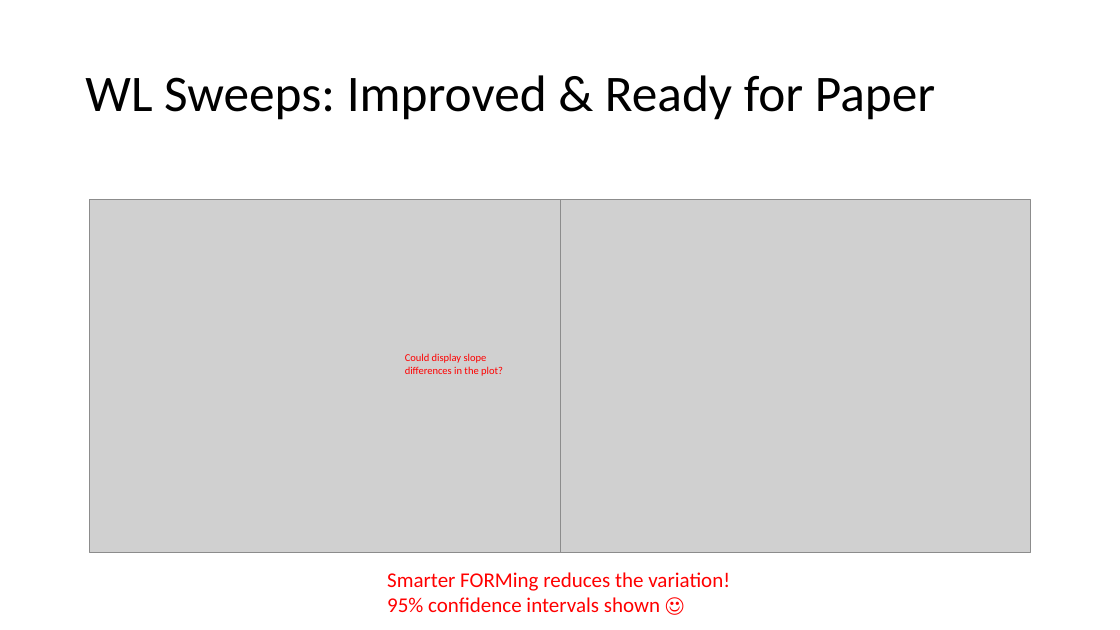
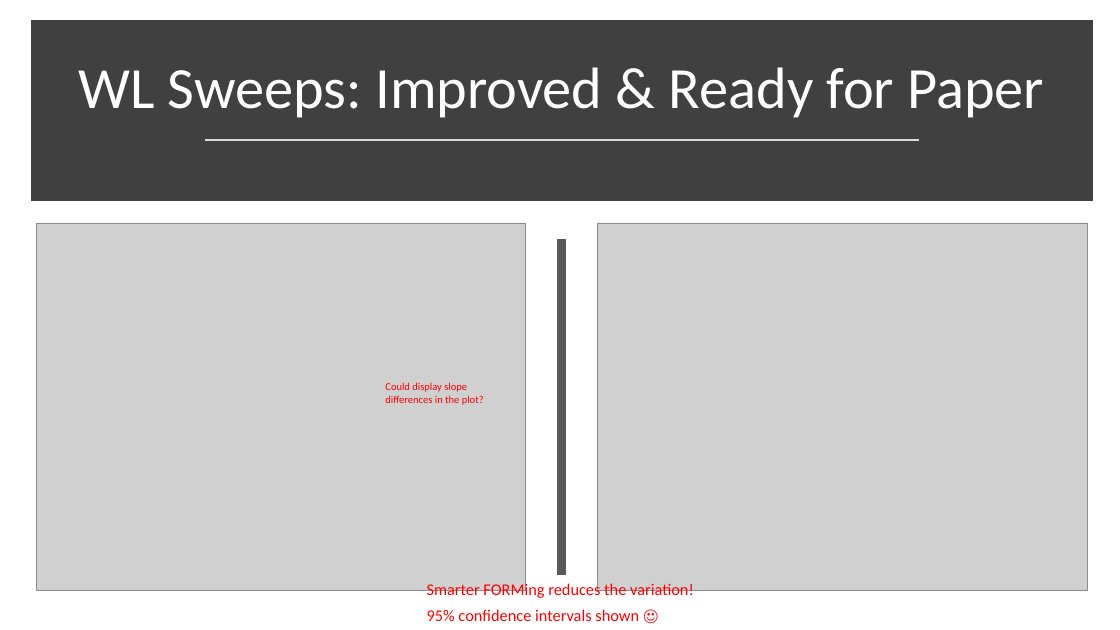
Before and after one commit to akashlevy/RRAM-RADAR-Tuning, a slide deck: slide 6 of presentations/4-15-20.pptx. Drawn at 1120x630 pixels with LibreOffice and Linux fonts; fonts in the diff are those of the drawing; grey boxes stand for pictures. Boxes give left, top, right and bottom in pixels: in the first picture for what was removed or moved away, otherwise in the second. Text is boxed around its words. In the diff, an @@ line names an element or a change of style, - is before the commit and + after.

```diff
--- a/presentations/4-15-20.pptx
+++ b/presentations/4-15-20.pptx
@@ rectangle added at bbox=[36, 26, 1087, 196], fill #404040, outline #404040 10 pt @@
@@ title "WL Sweeps: Improved & Ready ...": place and size @@
-title "WL Sweeps: Improved & Ready ..." at bbox=[85, 75, 935, 120]
+title "WL Sweeps: Improved & Ready ..." at bbox=[78, 67, 1044, 118]
@@ title "WL Sweeps: Improved & Ready ..." at bbox=[78, 67, 1044, 118]: size 44 to 50 pt, text colour #000000 to #FFFFFF; alignment left to centre; vertical alignment middle to bottom @@
@@ line added from (205, 139) to (919, 139), #D9D9D9 1.75 pt @@
@@ picture: place and size @@
-picture at bbox=[90, 200, 560, 553]
+picture at bbox=[36, 223, 526, 590]
@@ line added from (562, 239) to (562, 575), #595959 8 pt @@
@@ picture: place and size @@
-picture at bbox=[560, 200, 1031, 553]
+picture at bbox=[598, 223, 1088, 590]
@@ text "Could display slope differences in ...": place and size @@
-text "Could display slope differences in ..." at bbox=[405, 353, 503, 376]
+text "Could display slope differences in ..." at bbox=[385, 382, 484, 405]
@@ text "Could display slope differences in ..." at bbox=[385, 382, 484, 405]: more space between paragraphs @@
@@ text "Smarter FORMing reduces the variation!": place and size @@
-text "Smarter FORMing reduces the variation!" at bbox=[387, 572, 730, 612]
+text "Smarter FORMing reduces the variation!" at bbox=[427, 581, 694, 621]
@@ text "Smarter FORMing reduces the variation!" at bbox=[427, 581, 694, 621]: size 18 to 14 pt; more space between paragraphs @@
```
Also in this commit, not shown: 10 other slides changed, 7 slides added, 15 other files.
